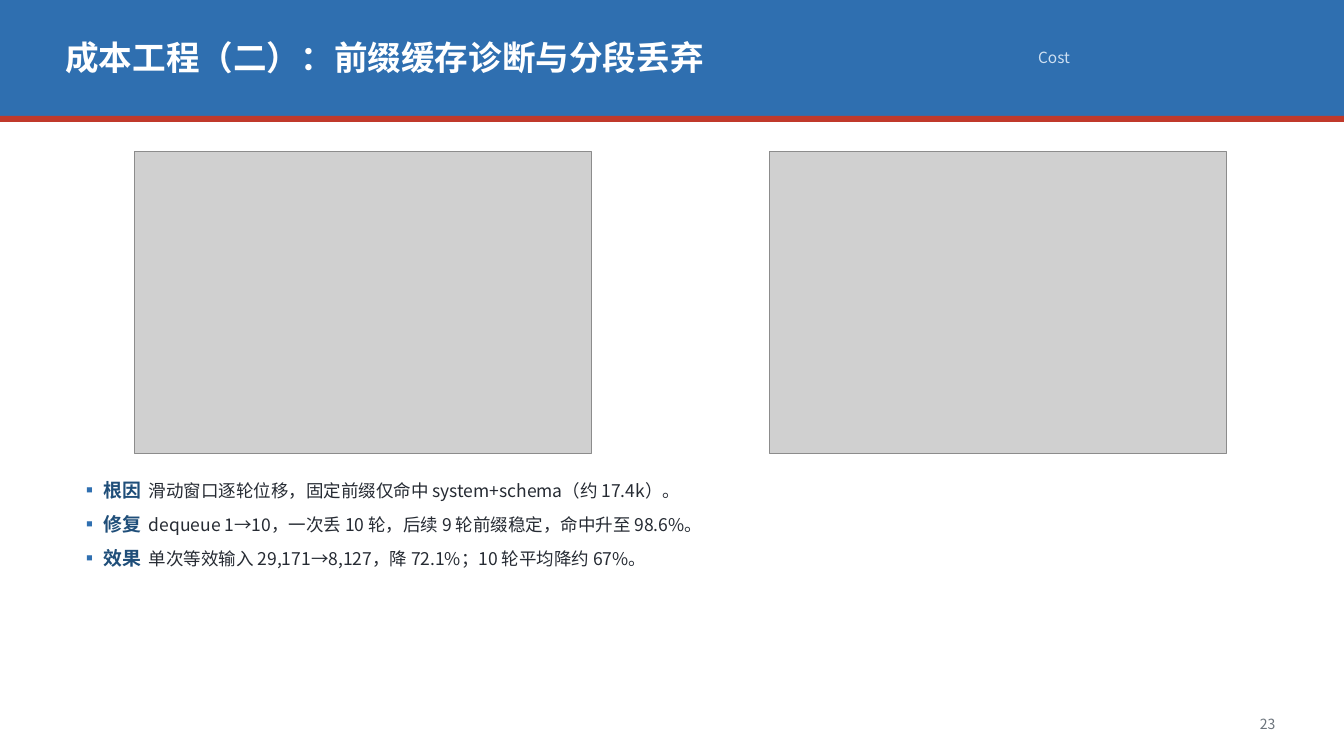
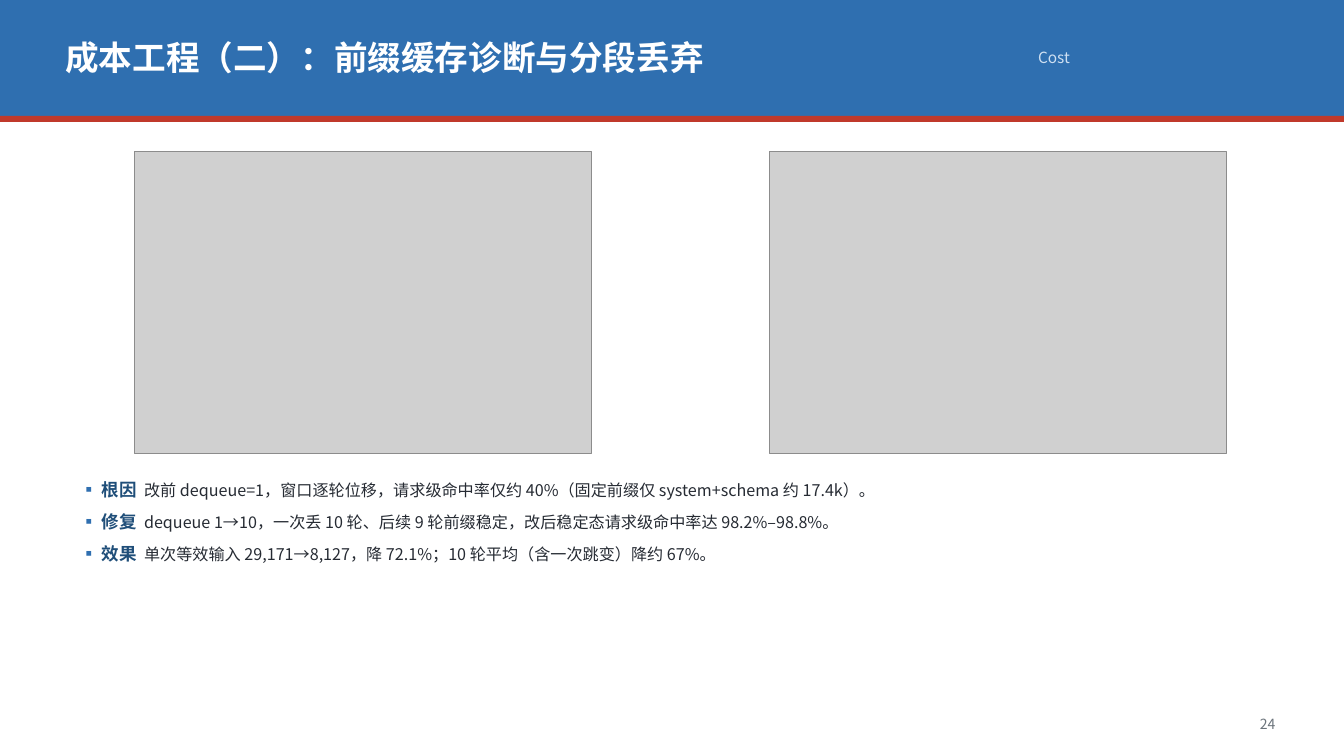
Before and after one commit to Zjx20252082383/astrbot-deepseek-template, a slide deck: slide 26 of core/识海_深度项目调研汇报.pptx (slide 25 before the commit). Drawn at 1344x756 pixels with LibreOffice and Linux fonts; fonts in the diff are those of the drawing; grey boxes stand for pictures. Boxes give left, top, right and bottom in pixels: in the first picture for what was removed or moved away, otherwise in the second. Text is boxed around its words. In the diff, an @@ line names an element or a change of style, - is before the commit and + after.

```diff
--- a/core/识海_深度项目调研汇报.pptx
+++ b/core/识海_深度项目调研汇报.pptx
@@ text at [102, 481, 875, 563]: text changed; size 12.5 to 11.5 pt @@
-▪ 根因 滑动窗口逐轮位移，固定前缀仅命中 system+schema（约 17.4k）。
-▪ 修复 dequeue 1→10，一次丢 10 轮，后续 9 轮前缀稳定，命中升至 98.6%。
-▪ 效果 单次等效输入 29,171→8,127，降 72.1%；10 轮平均降约 67%。
+▪ 根因 改前 dequeue=1，窗口逐轮位移，请求级命中率仅约 40%（固定前缀仅 system+schema 约 17.4k）。
+▪ 修复 dequeue 1→10，一次丢 10 轮、后续 9 轮前缀稳定，改后稳定态请求级命中率达 98.2%–98.8%。
+▪ 效果 单次等效输入 29,171→8,127，降 72.1%；10 轮平均（含一次跳变）降约 67%。
@@ text at [1260, 718, 1276, 729]: text changed @@
-23
+24
```
Also in this commit, not shown: 14 other slides changed, 5 slides added, 6 slides removed, 2 other files.
